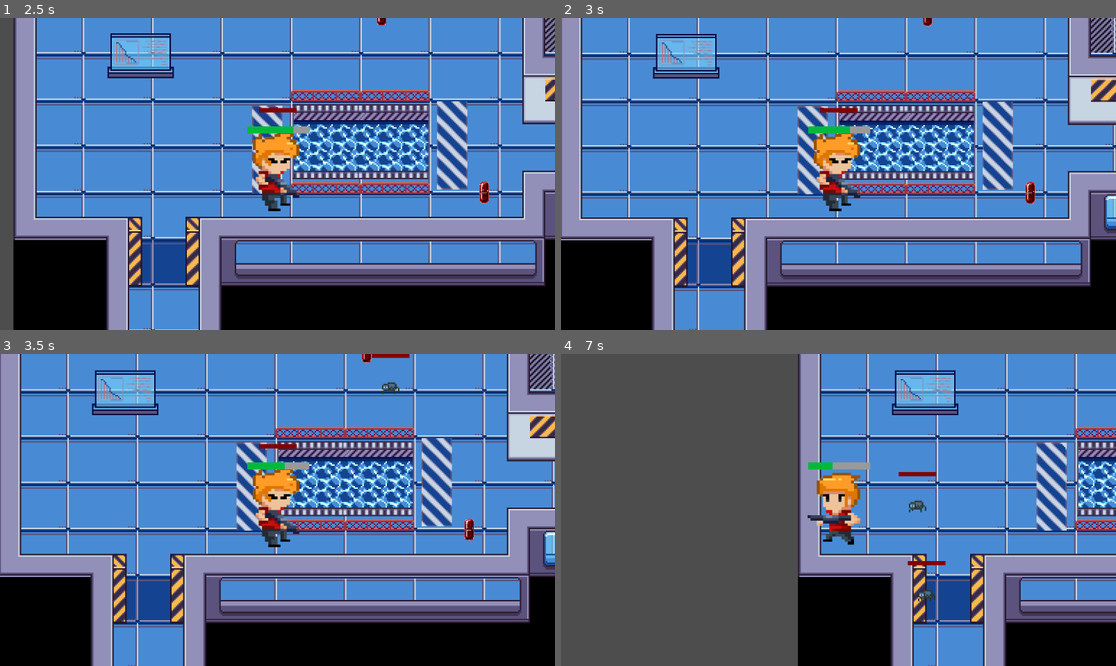
Above: before the commit, frames 1-4 (two rows, left to right).
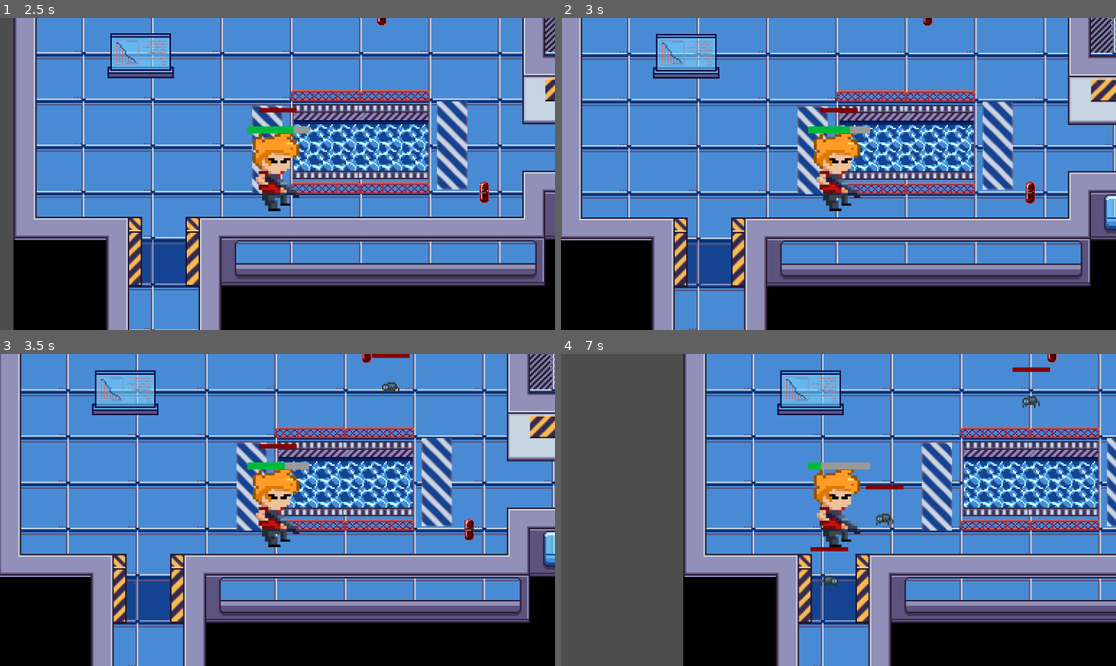
Above: after the commit, the same moments.

Repository: zainatbakhi2005-hub/freakylab-FOR-REAL
Game: Godot game, scene res://main_scene.tscn
Two runs of this game, one before a commit and one after it. Both use one fixed random seed, a clock stepped at 60 frames per second and the inputs below.
Inputs (mouse positions are in pixels of both pictures, inside the frame that each line leads up to):
- Up to frame 1 (2.5 s): move the mouse to (399, 158) at 0.52 s; hold D (MoveRight) 0.53-1.28 s; click (399, 158) at 0.6 s; move the mouse to (166, 189) at 1.27 s; hold S (MoveDown) 1.28-2.03 s; click (166, 189) at 1.35 s; move the mouse to (333, 105) at 2.02 s; hold D (MoveRight) from 2.03 s (still down); click (333, 105) at 2.1 s
- Up to frame 2 (3 s): move the mouse to (810, 236) at 2.77 s; release D (MoveRight) at 2.78 s; hold W (MoveUp) from 2.78 s (still down); click (810, 236) at 2.85 s
- Up to frame 3 (3.5 s): keep holding W (MoveUp)
- Up to frame 4 (7 s): move the mouse to (1005, 556) at 3.52 s; release W (MoveUp) at 3.53 s; hold A (MoveLeft) 3.53-5.03 s; click (1005, 556) at 3.6 s; move the mouse to (672, 463) at 4.27 s; click (672, 463) at 4.35 s; move the mouse to (866, 510) at 5.02 s; hold S (MoveDown) 5.03-5.78 s; click (866, 510) at 5.1 s; move the mouse to (755, 432) at 5.77 s; hold D (MoveRight) 5.78-6.53 s; click (755, 432) at 5.85 s; move the mouse to (960, 494) at 6.52 s; hold W (MoveUp) from 6.53 s (still down); click (960, 494) at 6.6 s

Frame 1 is identical in both runs. In frame 2, less than 0.1% of the frame differs, in the area x 65-86%, y 0-60%; in frame 3, less than 0.1%; in frame 4, 50%, in the area x 22-100%, y 0-100%.

Commit message:
last update

Diff:
--- a/main_scene.tscn
+++ b/main_scene.tscn
@@ -9,7 +9,7 @@
 [ext_resource type="AudioStream" uid="uid://ctids4xy8ohy1" path="res://Relic Hunters Zero： Remix ｜ Main Theme.wav" id="7_nfk4m"]
 
 [node name="MainScene" type="Node2D"]
-position = Vector2(-2720, -2701)
+position = Vector2(-2720, -2703)
 
 [node name="LapMap" parent="." instance=ExtResource("1_0f027")]
 position = Vector2(3188, 2860)
--- a/player.gd
+++ b/player.gd
@@ -12,18 +12,15 @@
 var damage_timer: float = 0.0
 
 var controls_reversed: bool = false
-var flip_timer: float = 0.0
-var flip_interval: float = 5.0
 
-# New: mechanics change timer
-var mechanic_timer: float = 15.0  # every 15 seconds
+# Timer for reversing controls every 60 seconds
+var mechanic_timer: float = 60.0  # first reversal after 60 sec
 
 func _ready() -> void:
 	current_health = max_health
 	health_bar.max_value = max_health
 	health_bar.value = current_health
 	add_to_group("player")
-	flip_timer = flip_interval
 
 func _physics_process(delta: float) -> void:
 	# Damaged animation timer
@@ -32,17 +29,11 @@
 		if damage_timer <= 0:
 			is_damaged = false
 
-	# Control flip timer
-	flip_timer -= delta
-	if flip_timer <= 0:
-		controls_reversed = not controls_reversed
-		flip_timer = flip_interval
-
-	# Mechanics timer
+	# Mechanics timer (reverse controls every 60 sec)
 	mechanic_timer -= delta
 	if mechanic_timer <= 0:
-		change_mechanics()
-		mechanic_timer = 15.0  # reset timer
+		controls_reversed = not controls_reversed
+		mechanic_timer = 60.0  # reset timer
 
 	# Movement
 	var input_vector := Vector2.ZERO
@@ -80,15 +71,6 @@
 				if e.has_method("take_damage"):
 					e.take_damage(1)
 
-# Function called every 15 seconds
-func change_mechanics() -> void:
-	# Example changes:
-	# 1. Randomize speed between 150-250
-	speed = randi() % 100 + 150
-	# 2. Toggle control flip
-	controls_reversed = not controls_reversed
-	print("Mechanics changed! Speed:", speed, "Controls reversed:", controls_reversed)
-
 # Player takes damage from enemy
 func take_damage(amount: int) -> void:
 	current_health -= amount
--- a/project.godot
+++ b/project.godot
@@ -14,6 +14,10 @@
 run/main_scene="uid://yegmh4o2ecg6"
 config/features=PackedStringArray("4.4", "Forward Plus")
 config/icon="res://icon.svg"
+
+[editor]
+
+movie_writer/disable_vsync=true
 
 [input]
 
